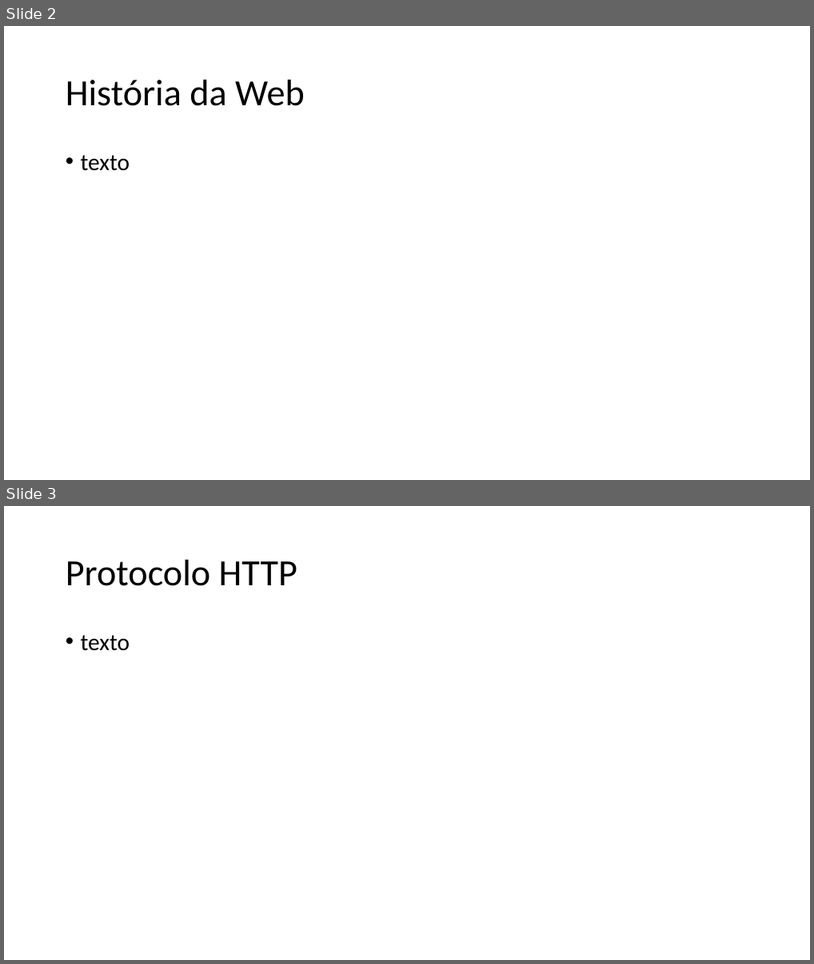
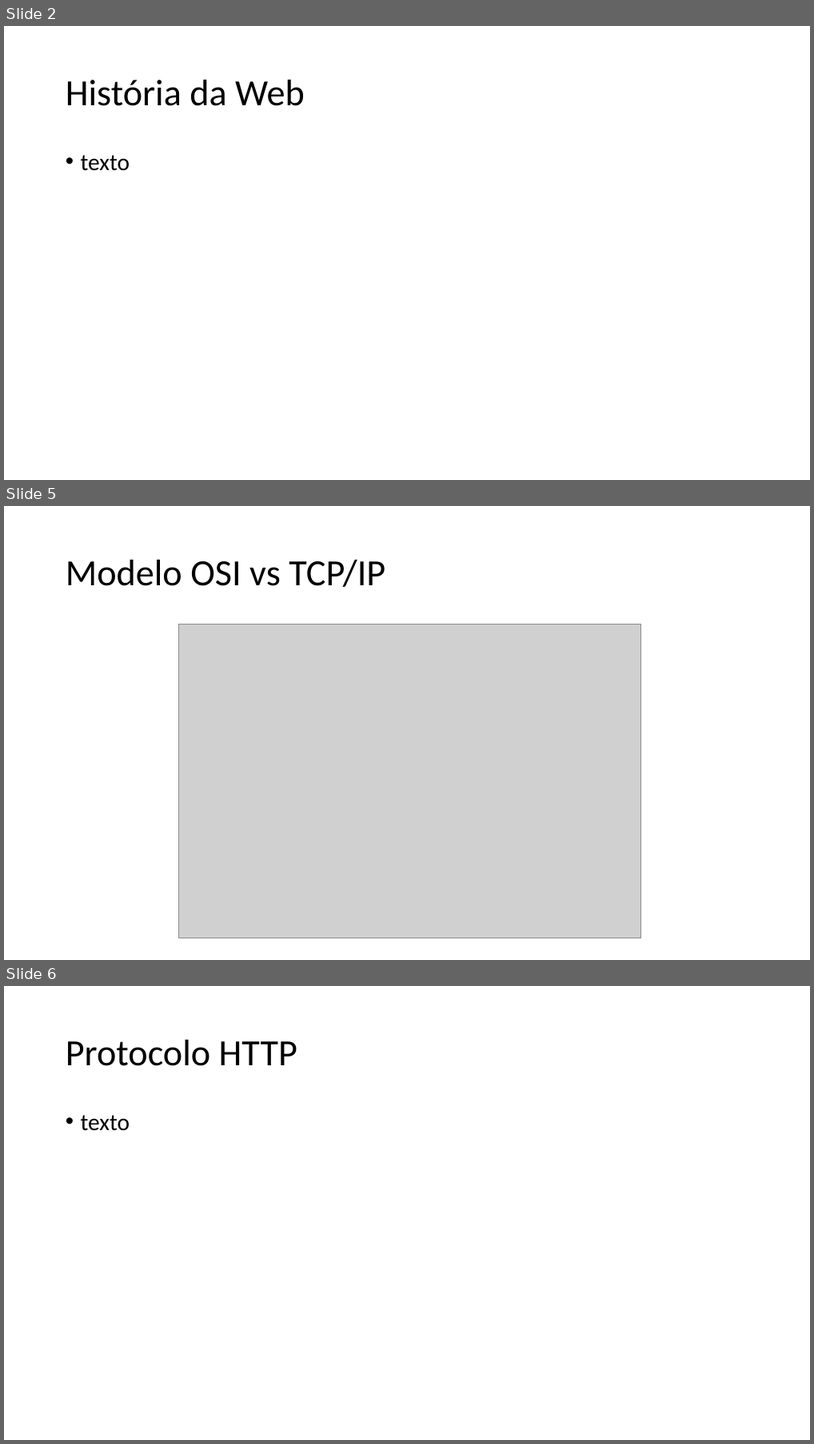
Before and after one commit to vinicius-vasconcelos/tecnicoEmInformatica, a slide deck: UC_3/aula_1/Apresentacao.pptx. Shown one above the other, each under a label of ours: slides 2 and 3 before the commit, slides 2, 5 and 6 after it; the slides between them are not shown. The pictures are 814x964 and 814x1444 pixels, drawn with LibreOffice and Linux fonts; fonts in the diff are those of the drawing; grey boxes stand for pictures. Boxes give left, top, right and bottom in pixels: in the first picture for what was removed or moved away, otherwise in the second. Text is boxed around its words. In the diff, an @@ line names an element or a change of style, - is before the commit and + after.

```diff
--- a/UC_3/aula_1/Apresentacao.pptx
+++ b/UC_3/aula_1/Apresentacao.pptx
@@ slide 5 added at [4, 506, 810, 960], background #FFFFFF @@
@@ title added at [66, 560, 386, 587], 44 pt, text #000000 @@
+Modelo OSI vs TCP/IP
@@ picture added at [179, 624, 641, 938] @@
@@ what was slide 3 is now slide 6 @@
```
Also in this commit, not shown: 2 slides changed, 8 other slides added, 1 slide removed, 6 other files.
